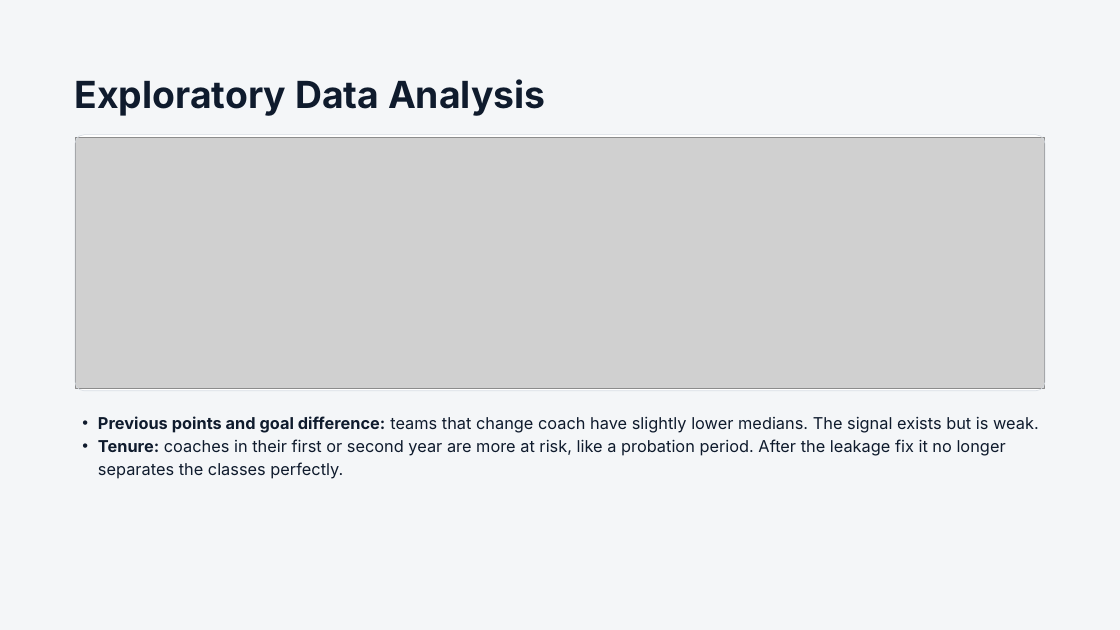
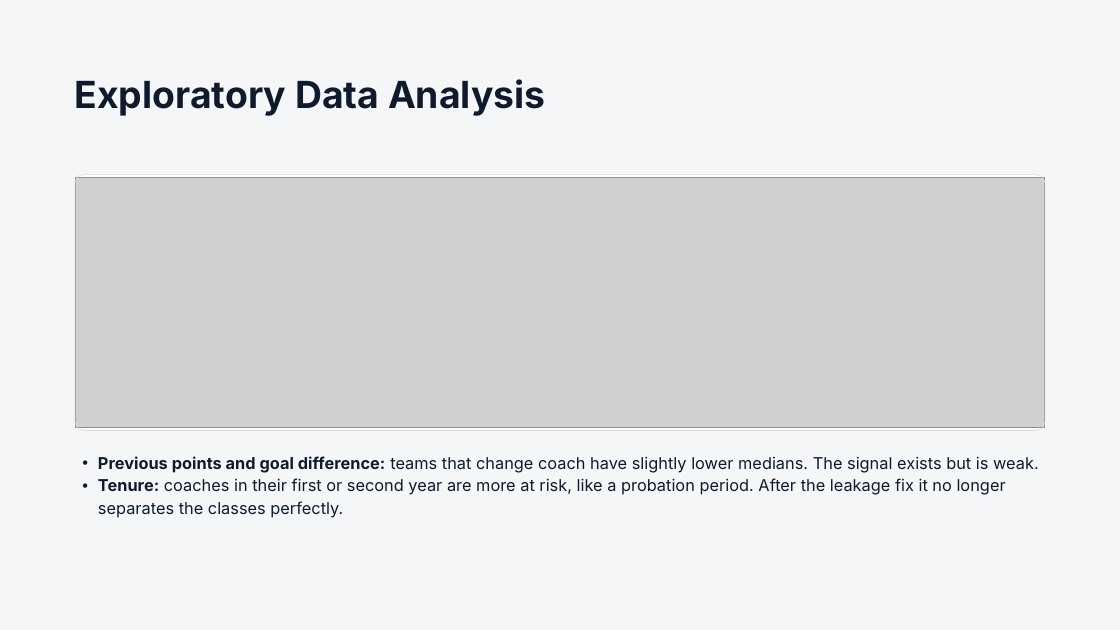
Before and after one commit to Nathan-Pinheiro/AC_hockey_predictions, a slide deck: slide 10 of Predicting NHL Head Coach Changes.pptx (slide 7 before the commit). Drawn at 1120x630 pixels with LibreOffice and Linux fonts; fonts in the diff are those of the drawing; grey boxes stand for pictures. Boxes give left, top, right and bottom in pixels: in the first picture for what was removed or moved away, otherwise in the second. Text is boxed around its words. In the diff, an @@ line names an element or a change of style, - is before the commit and + after.

```diff
--- a/Predicting NHL Head Coach Changes.pptx
+++ b/Predicting NHL Head Coach Changes.pptx
@@ 2 rounded rectangles, 1 picture, 1 text: place and size @@
-2 rounded rectangles, 1 picture, 1 text at bbox=[75, 134, 1046, 479]
+2 rounded rectangles, 1 picture, 1 text at bbox=[75, 174, 1046, 518]
```
Also in this commit, not shown: 11 other slides changed, 5 slides added, 2 other files.
